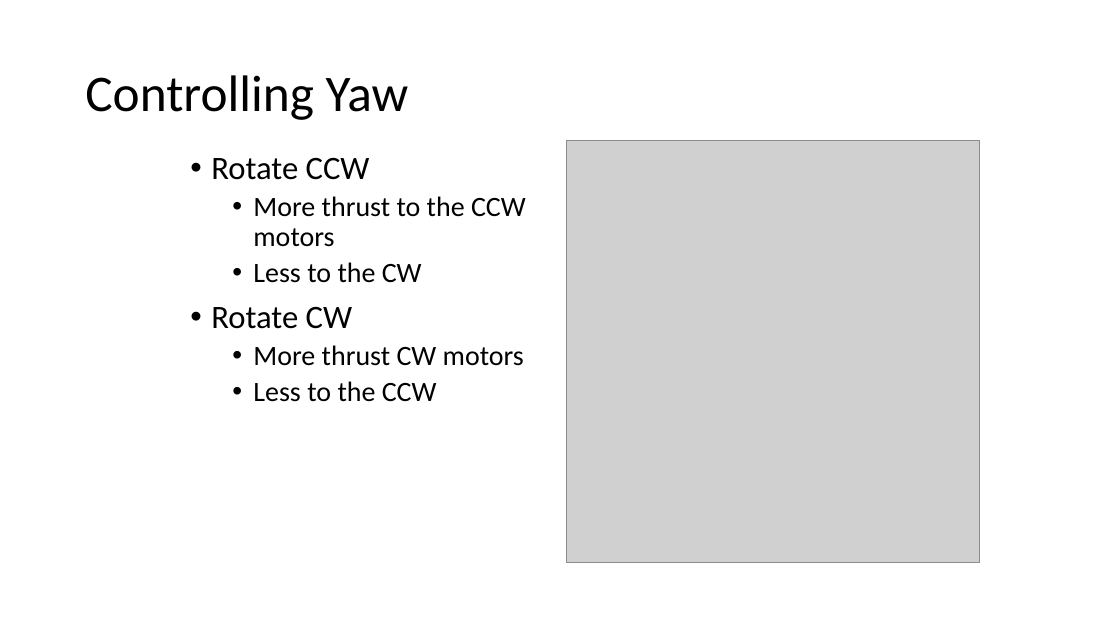
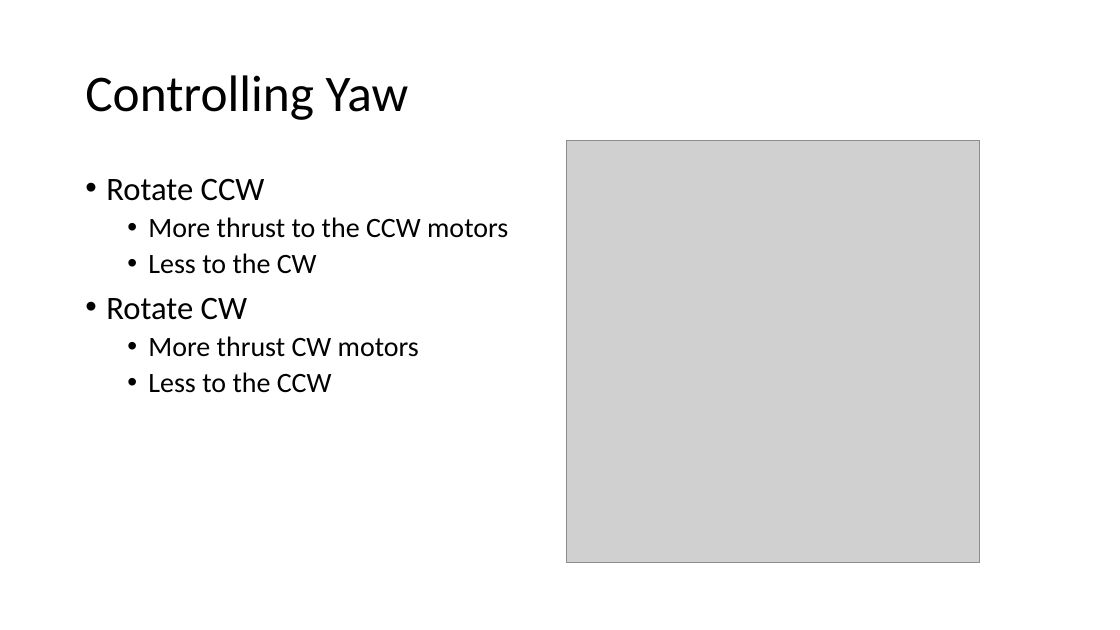
Before and after one commit to NVSL/QuadClass-Resources, a slide deck: slide 20 of labs/Implementing-PID/Implementing-PID.pptx (slide 16 before the commit). Drawn at 1120x630 pixels with LibreOffice and Linux fonts; fonts in the diff are those of the drawing; grey boxes stand for pictures. Boxes give left, top, right and bottom in pixels: in the first picture for what was removed or moved away, otherwise in the second. Text is boxed around its words. In the diff, an @@ line names an element or a change of style, - is before the commit and + after.

```diff
--- a/labs/Implementing-PID/Implementing-PID.pptx
+++ b/labs/Implementing-PID/Implementing-PID.pptx
@@ text "Rotate CCW" rewrapped from [211, 157, 526, 402] to [106, 178, 508, 393] @@
```
Also in this commit, not shown: 8 other slides changed, 5 other files.
